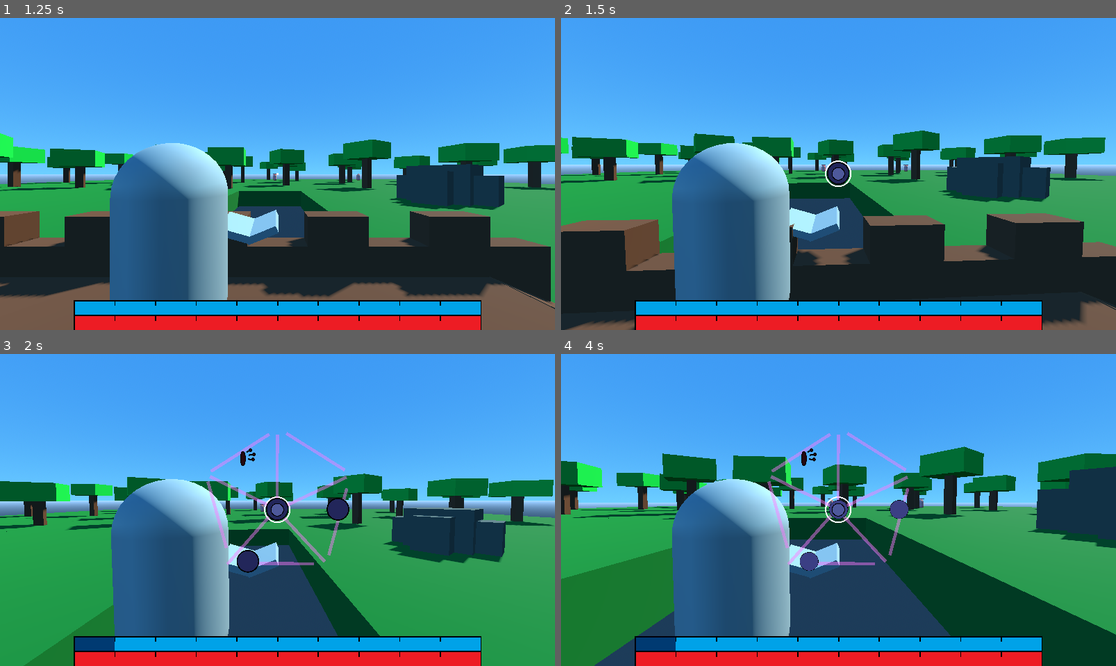
Above: before the commit, frames 1-4 (two rows, left to right).
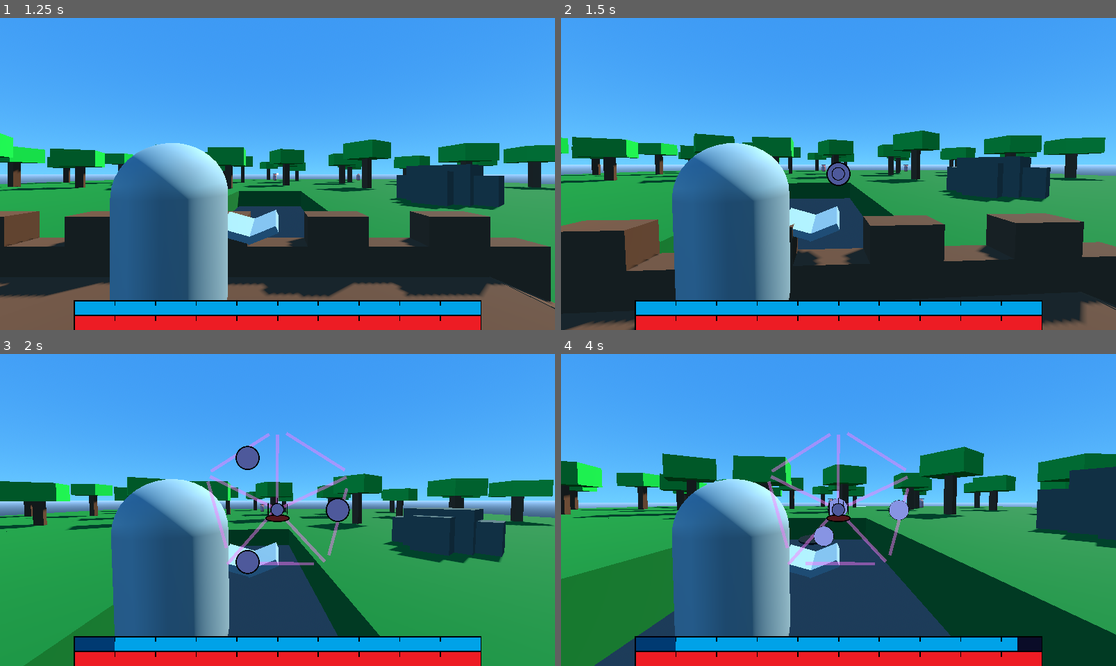
Above: after the commit, the same moments.

Repository: Tuocs/Project-Magic
Game: Godot game, scene res://main_menu.tscn
Same seed, same stepped clock (60 frames per second), same inputs: the game is played once before the commit and once after it.
Inputs (mouse positions are in pixels of both pictures, inside the frame that each line leads up to):
- Up to frame 1 (1.25 s): click "Play" at 0.5 s
- Up to frame 2 (1.5 s): tap Enter at 1.25 s; move the mouse to (866, 174) at 1.27 s; hold W (move_forward) from 1.28 s (still down); hold Alt (edit_magic) from 1.28 s (still down)
- Up to frame 3 (2 s): keep holding W (move_forward); keep holding Alt (edit_magic); tap Space (jump) at 1.52 s; click (305, 510) at 1.55 s
- Up to frame 4 (4 s): release W (move_forward) at 2 s; release Alt (edit_magic) at 2 s; click (899, 510) at 2.02 s; tap Space (jump) at 2.75, 3.02 s; move the mouse to (810, 510) at 2.77 s; hold W (move_forward) from 2.78 s (still down); click (810, 510) at 2.85 s; tap Alt (edit_magic) at 3.05 s; move the mouse to (849, 503) at 3.52 s; hold Alt (edit_magic) from 3.53 s (still down); click (849, 503) at 3.8 s

Frame 1 is identical in both runs. In frame 2, 0.2% of the frame differs, in the area x 47-53%, y 45-55%; in frame 3, 1.0%; in frame 4, 1.1%, in the area x 42-87%, y 30-96%.

Commit message:
fixed a bunch of casting bugs and added some basic UI animations

Diff:
--- a/Prefabs/manual_cast_ui.tscn
+++ b/Prefabs/manual_cast_ui.tscn
@@ -64,6 +64,7 @@
 grow_vertical = 2
 
 [node name="Highlight" type="TextureRect" parent="Edit Overlay"]
+visible = false
 layout_mode = 0
 offset_left = 549.0
 offset_top = 296.0
@@ -267,9 +268,11 @@
 spell_mods = Array[int]([1, 2, 3, 4])
 charge_textures = Array[Texture]([ExtResource("4_nichs"), ExtResource("12_xe0iw"), ExtResource("11_jv731"), ExtResource("10_x02v6"), ExtResource("13_urajh")])
 
-[node name="AnimationComponent" type="Node" parent="Edit Overlay/Spell Details/Color Crystal"]
+[node name="AnimationComponent2" type="Node" parent="Edit Overlay/Spell Details/Color Crystal"]
 script = ExtResource("9_vl3lf")
+enter_animation = true
 hover_scale = Vector2(1.1, 1.1)
+enter_transition = 1
 metadata/_custom_type_script = "uid://cvc4sh0ylj1o4"
 
 [node name="Details Crystal" parent="Edit Overlay/Spell Details" node_paths=PackedStringArray("cast_ui") instance=ExtResource("2_urajh")]
@@ -280,7 +283,10 @@
 
 [node name="AnimationComponent" type="Node" parent="Edit Overlay/Spell Details/Details Crystal"]
 script = ExtResource("9_vl3lf")
+enter_animation = true
 hover_scale = Vector2(1.1, 1.1)
+enter_delay = 0.05
+enter_transition = 1
 metadata/_custom_type_script = "uid://cvc4sh0ylj1o4"
 
 [node name="Casting Crystal2" parent="Edit Overlay/Spell Details" node_paths=PackedStringArray("cast_ui") instance=ExtResource("2_urajh")]
@@ -291,15 +297,18 @@
 
 [node name="AnimationComponent" type="Node" parent="Edit Overlay/Spell Details/Casting Crystal2"]
 script = ExtResource("9_vl3lf")
+enter_animation = true
 hover_scale = Vector2(1.1, 1.1)
+enter_delay = 0.1
+enter_transition = 1
 metadata/_custom_type_script = "uid://cvc4sh0ylj1o4"
 
 [node name="Type Crystal" parent="Edit Overlay" node_paths=PackedStringArray("cast_ui") instance=ExtResource("2_urajh")]
 layout_mode = 1
-offset_left = -101.0
-offset_top = -100.0
-offset_right = 99.0
-offset_bottom = 100.0
+offset_left = -25.0
+offset_top = -25.0
+offset_right = 25.0
+offset_bottom = 25.0
 cast_ui = NodePath("../..")
 charge_textures = Array[Texture]([ExtResource("4_nichs"), ExtResource("8_x02v6"), ExtResource("7_fbone"), ExtResource("6_nhl1g"), ExtResource("9_jv731")])
 is_main_crystal = true
@@ -307,7 +316,8 @@
 
 [node name="AnimationComponent" type="Node" parent="Edit Overlay/Type Crystal"]
 script = ExtResource("9_vl3lf")
-hover_scale = Vector2(1.1, 1.1)
+enter_transition = 9
+enter_scale = Vector2(0, 0)
 metadata/_custom_type_script = "uid://cvc4sh0ylj1o4"
 
 [node name="MainCursor" type="TextureRect" parent="Edit Overlay"]
--- a/Prefabs/spell_crystal.tscn
+++ b/Prefabs/spell_crystal.tscn
@@ -6,35 +6,24 @@
 [ext_resource type="Texture2D" uid="uid://cp2llsu1ys04v" path="res://Assets/textures/empty_select.png" id="8_vsvub"]
 [ext_resource type="Texture2D" uid="uid://dxhuj6rv6req8" path="res://Assets/textures/dark_circle.png" id="9_2w086"]
 
-[node name="Spell Crystal" type="Control"]
-layout_mode = 3
+[node name="Spell Crystal" type="TextureRect"]
 anchors_preset = 8
 anchor_left = 0.5
 anchor_top = 0.5
 anchor_right = 0.5
 anchor_bottom = 0.5
-offset_left = -202.0
-offset_top = 8.0
-offset_right = -2.0
-offset_bottom = 208.0
+offset_left = -576.0
+offset_top = -324.0
+offset_right = -526.0
+offset_bottom = -274.0
 grow_horizontal = 2
 grow_vertical = 2
-pivot_offset = Vector2(100, 100)
+pivot_offset = Vector2(25, 25)
+texture = ExtResource("2_ele40")
+expand_mode = 1
 script = ExtResource("1_kckhq")
 cursor_radius = 125.0
 cursor_offset = Vector2(100, 100)
-
-[node name="Button" type="TextureButton" parent="."]
-modulate = Color(0.43714952, 0.42687365, 0.5812043, 1)
-layout_mode = 0
-offset_left = 77.0
-offset_top = 75.0
-offset_right = 85.0
-offset_bottom = 83.0
-scale = Vector2(5.8800025, 5.8800025)
-texture_normal = ExtResource("2_ele40")
-ignore_texture_size = true
-stretch_mode = 0
 
 [node name="largeBG" type="TextureRect" parent="."]
 visible = false
--- a/Scripts/animation_component.gd
+++ b/Scripts/animation_component.gd
@@ -6,7 +6,7 @@
 @export var is_sectional: bool = true
 @export var enter_animation: bool = false
 @export var parallel_animations: bool = true
-@export var properties: Array = ["scale", "position", "rotation", "size", "self_modulate"]
+var properties: Array = ["scale", "position", "rotation", "size", "self_modulate"]
 
 @export_group("Hover Settings")
 @export var hover_time : float = 0.1
--- a/Scripts/cast_ui.gd
+++ b/Scripts/cast_ui.gd
@@ -42,7 +42,7 @@
 	selector.visible = true
 	edit_overlay.visible = true
 	mouse_filter = Control.MOUSE_FILTER_STOP
-	highlight.position = cursor_offset + Vector2(72,72)
+	highlight.position = cursor_offset# + Vector2(72,72)
 	cost_bar.value = 0
 	#Input.set_mouse_mode(Input.MOUSE_MODE_VISIBLE)
 
@@ -118,8 +118,6 @@
 		selector.visible = false
 
 func get_section(section_count: int) -> int:
-	if selector_pos == Vector2.ZERO:
-		return -1
 	var angle = atan2(selector_pos.y, selector_pos.x) # -PI .. PI
 	angle = fposmod(angle, TAU) # 0 .. TAU
 	var slice_size = TAU / section_count
@@ -128,6 +126,8 @@
 	#add one for center section
 	if spell_details.visible == false:
 		new_section = 0
+	elif selector_pos == Vector2.ZERO:
+		return -1
 	else:
 		new_section+=1
 	#animation logic
@@ -150,5 +150,6 @@
 		var current_angle = (angle_increment * i)# + deg_to_rad(54)
 		var x = cos(current_angle) * crystal_spawn_radius
 		var y = sin(current_angle) * crystal_spawn_radius
-		var spawn_position = cursor_offset + Vector2(x, y)
+		var spawn_position = cursor_offset + Vector2(x, y) + Vector2(75,75)
 		crystals[i+1].position = spawn_position
+		crystals[i+1].find_children("*", "AnimationComponent")[0].enter_position = -Vector2(x, y)
--- a/Scripts/crystal.gd
+++ b/Scripts/crystal.gd
@@ -1,4 +1,4 @@
-extends Control
+extends TextureRect
 
 signal section_entered
 signal section_exited
@@ -58,11 +58,11 @@
 	else:
 		charged_option = spell_mods[_section]
 	cast_ui._crystal_charge()
-	$Button.texture_normal = charge_textures[_section+1]
+	texture = charge_textures[_section+1]
 	deactivate()
 
 func reset_charge_texture():
-	$Button.texture_normal = charge_textures[0]
+	texture = charge_textures[0]
 
 func on_crystal_hovered():
 	emit_signal("section_entered")
--- a/Scripts/manual_cast_player.gd
+++ b/Scripts/manual_cast_player.gd
@@ -45,7 +45,8 @@
 		if current_magic != Globals.spell_type.NONE:
 			if (!base_spell_costs()):
 				return
-			spread_count = 2
+			if spell_mods[Globals.spell_mod.CAST_SPREAD]:
+				spread_count = 2
 		if current_magic == Globals.spell_type.PROJECTILE:
 			cast_projectile()
 		elif current_magic == Globals.spell_type.AURA:
@@ -84,7 +85,7 @@
 			spwn.scale *= 2.0
 		if spread_count > 0:
 			spread_count -= 1
-			cast_aura(5)
+			cast_aura(7)
 	else:
 		print("Raycast did not hit anything.")
 		spread_count = 0
